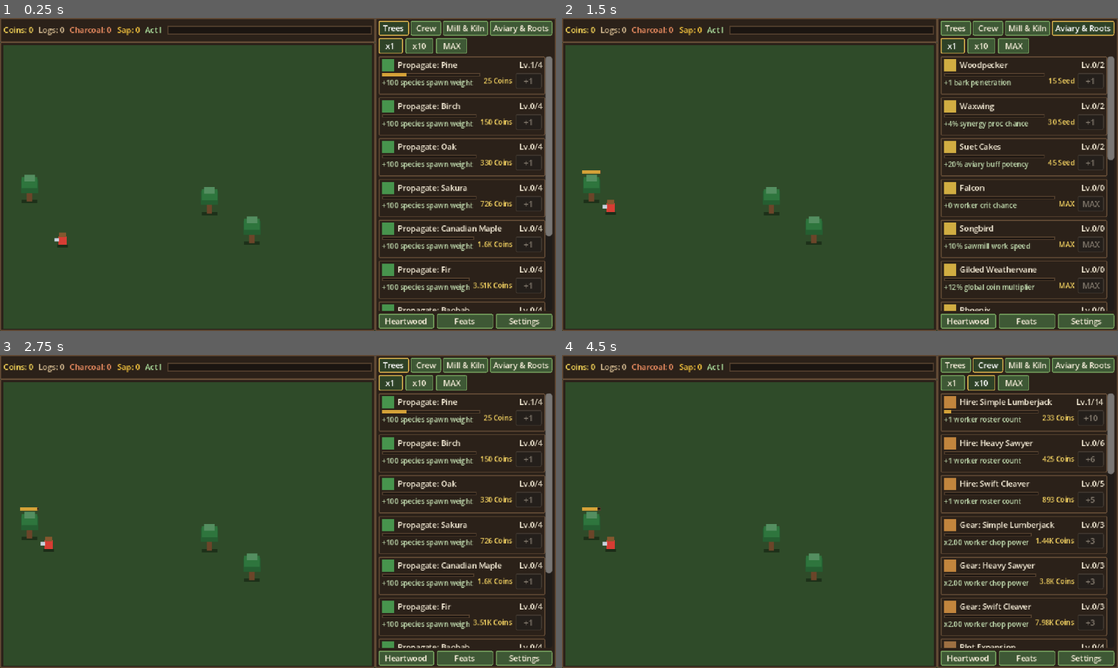
Above: before the commit, frames 1-4 (two rows, left to right).
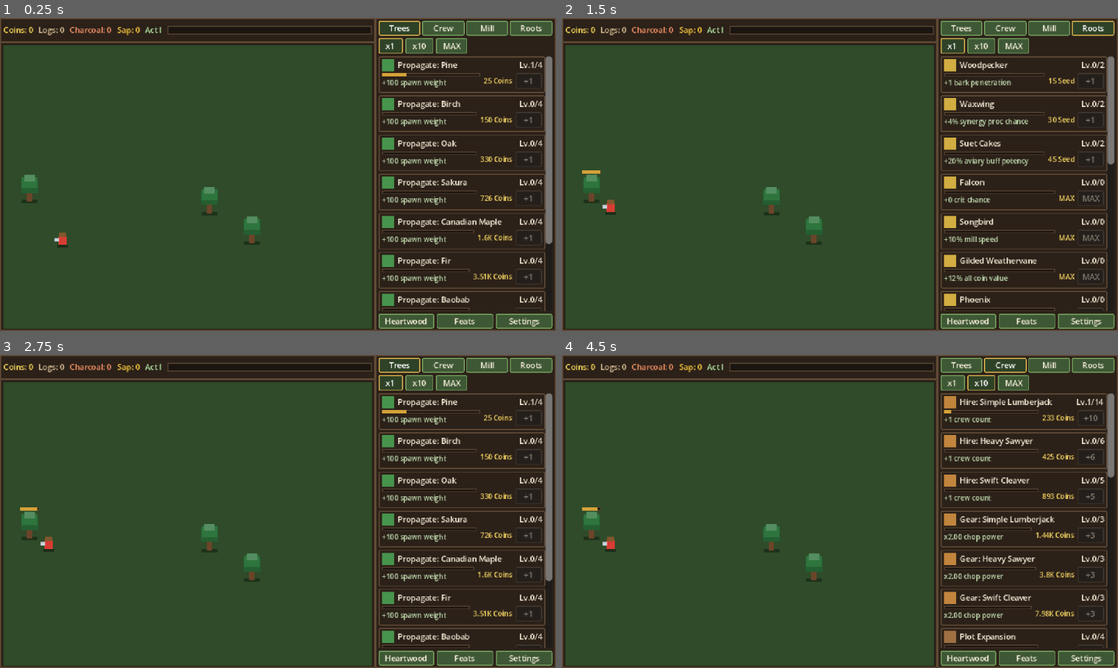
Above: after the commit, the same moments.

Repository: JS-Marinn/treecremental-game
Game: Godot game, scene res://src/boot/boot.tscn
The game is run twice, just before and just after one commit, with the same random seed, the same clock (stepped at 60 frames per second) and the same inputs.
Inputs:
- Up to frame 1 (0.25 s): no input
- Up to frame 2 (1.5 s): click "Mill & Kiln" (after the commit: "Mill") at 0.5 s; click "Aviary & Roots" (after the commit: "Roots") at 1.25 s
- Up to frame 3 (2.75 s): click "Trees" at 2 s
- Up to frame 4 (4.5 s): click "Crew" at 2.75 s; click "x1" at 3.5 s; click "x10" at 4.25 s

The runs differ from the first frame. In frame 1, 7.7% of the frame differs, in the area x 68-100%, y 0-94%; in frame 2, 6.9%; in frame 3, 7.7%; in frame 4, 7.6%.

Commit message:
fix(ui): fit window override (1600x900) inside GameView chrome and clamp MainSplit minimum size to 640x360
- Set window_width_override=1600 and window_height_override=900 (2.5x of 640x360) in project.godot so the embedded game window fits 100% inside the 1920x950 usable area below Godot's GameView toolbar and above the Windows taskbar without bottom/right clipping.

- Shorten KEY_HUD_TAB_MILL to 'Mill' and KEY_HUD_TAB_ROOTS to 'Roots' in i18n/game_text.csv so RightCommandDock stays strictly at 208 px width (MainSplit combined minimum size = exact 640x360).

- Shorten modifier domain labels in UpgradeRowView._short_domain() so effect text never clips against cost labels.

Diff:
--- a/i18n/game_text.csv
+++ b/i18n/game_text.csv
@@ -55,8 +55,8 @@
 KEY_MODULE_PRESTIGE,"Heartwood Ascension","Ascension del Duramen","Ascension del Duramen"
 KEY_HUD_TAB_TREES,"Trees","Arboles","Arboles"
 KEY_HUD_TAB_CREW,"Crew","Cuadrilla","Cuadrilla"
-KEY_HUD_TAB_MILL,"Mill & Kiln","Aserradero","Aserradero"
-KEY_HUD_TAB_ROOTS,"Aviary & Roots","Raices y Aves","Raices y Aves"
+KEY_HUD_TAB_MILL,"Mill","Molino","Molino"
+KEY_HUD_TAB_ROOTS,"Roots","Raices","Raices"
 KEY_UI_BUY_X1,"x1","x1","x1"
 KEY_UI_BUY_X10,"x10","x10","x10"
 KEY_UI_BUY_MAX,"MAX","MAX","MAX"
--- a/project.godot
+++ b/project.godot
@@ -29,8 +29,8 @@
 
 window/size/viewport_width=640
 window/size/viewport_height=360
-window/size/window_width_override=1920
-window/size/window_height_override=1080
+window/size/window_width_override=1600
+window/size/window_height_override=900
 window/stretch/mode="canvas_items"
 window/stretch/aspect="keep"
 
--- a/scenes/ui/components/upgrade_row_template.tscn
+++ b/scenes/ui/components/upgrade_row_template.tscn
@@ -4,7 +4,7 @@
 [ext_resource type="Script" path="res://src/ui/components/upgrade_row_view.gd" id="2"]
 
 [node name="UpgradeRowTemplate" type="PanelContainer"]
-custom_minimum_size = Vector2(190, 44)
+custom_minimum_size = Vector2(184, 42)
 theme = ExtResource("1")
 script = ExtResource("2")
 
--- a/src/ui/components/upgrade_row_view.gd
+++ b/src/ui/components/upgrade_row_view.gd
@@ -146,15 +146,50 @@
 		return ""
 	var next_lv: int = maxi(1, current_level)
 	var val: float = mod.evaluate(next_lv)
+	var label: String = _short_domain(mod.target_domain)
 	match mod.operation:
 		StatModifierData.Operation.ADD:
-			return "+%s %s" % [NumberFormatter.format(val), String(mod.target_domain).replace("_", " ")]
+			return "+%s %s" % [NumberFormatter.format(val), label]
 		StatModifierData.Operation.MUL_ADD:
-			return "+%d%% %s" % [int(round(val * 100.0)), String(mod.target_domain).replace("_", " ")]
+			return "+%d%% %s" % [int(round(val * 100.0)), label]
 		StatModifierData.Operation.MUL_COMPOUND:
-			return "x%.2f %s" % [val, String(mod.target_domain).replace("_", " ")]
-		_:
-			return String(mod.target_domain)
+			return "x%.2f %s" % [val, label]
+		_:
+			return label
+
+
+func _short_domain(domain: StringName) -> String:
+	match domain:
+		&"species_spawn_weight":
+			return "spawn weight"
+		&"species_max_quantity":
+			return "max trees"
+		&"worker_roster_count":
+			return "crew count"
+		&"worker_chop_power":
+			return "chop power"
+		&"worker_attack_rate":
+			return "swing speed"
+		&"worker_move_speed":
+			return "move speed"
+		&"worker_crit_chance":
+			return "crit chance"
+		&"worker_crit_damage":
+			return "crit damage"
+		&"species_coin_value":
+			return "tree value"
+		&"global_coin_multiplier":
+			return "all coin value"
+		&"sawmill_work_speed":
+			return "mill speed"
+		&"sawmill_max_workers":
+			return "mill capacity"
+		&"kiln_cycle_speed":
+			return "kiln speed"
+		&"global_work_speed":
+			return "global speed"
+		_:
+			return String(domain).replace("_", " ")
 
 
 func _short_currency(cid: StringName) -> String:
--- a/tests/smoke/smoke_formulas.gd
+++ b/tests/smoke/smoke_formulas.gd
@@ -211,6 +211,10 @@
 		and top_bar != null and top_bar.custom_minimum_size == Vector2(432, 28)
 		and clearing_vp != null and clearing_vp.custom_minimum_size == Vector2(432, 332)
 		and right_dock != null and right_dock.custom_minimum_size == Vector2(208, 360))
+	var main_split: Control = main_screen.get_node_or_null("MainSplit") as Control
+	var split_min: Vector2 = main_split.get_combined_minimum_size() if main_split != null else Vector2.ZERO
+	_check("MainSplit combined minimum size fits strictly within 640x360",
+		split_min.x <= 640.0 and split_min.y <= 360.0, str(split_min))
 
 	main_screen.select_tab(MainScreen.DockTab.TREES)
 	var trees_count: int = main_screen.get_visible_upgrade_ids().size()
